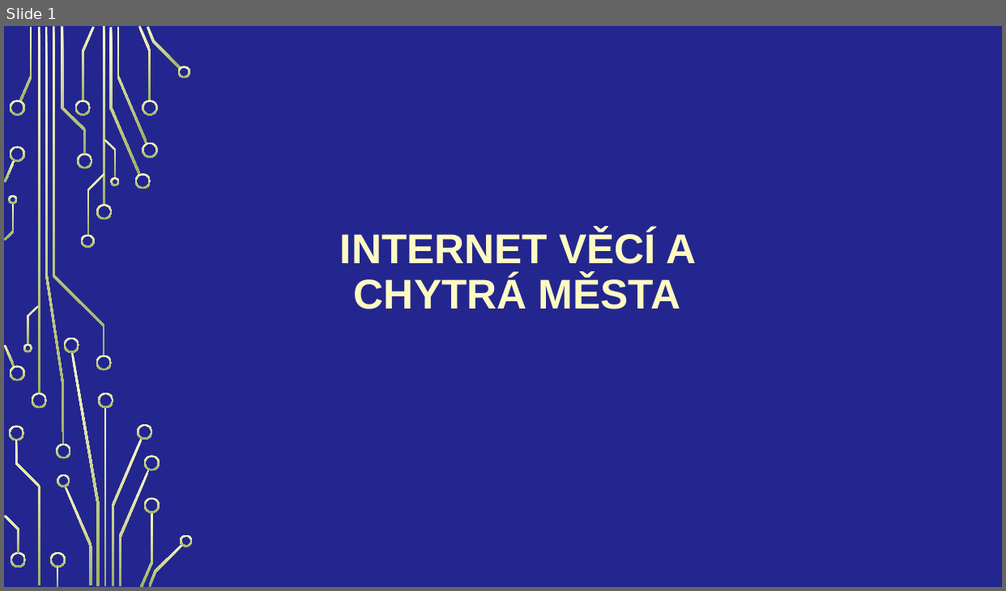
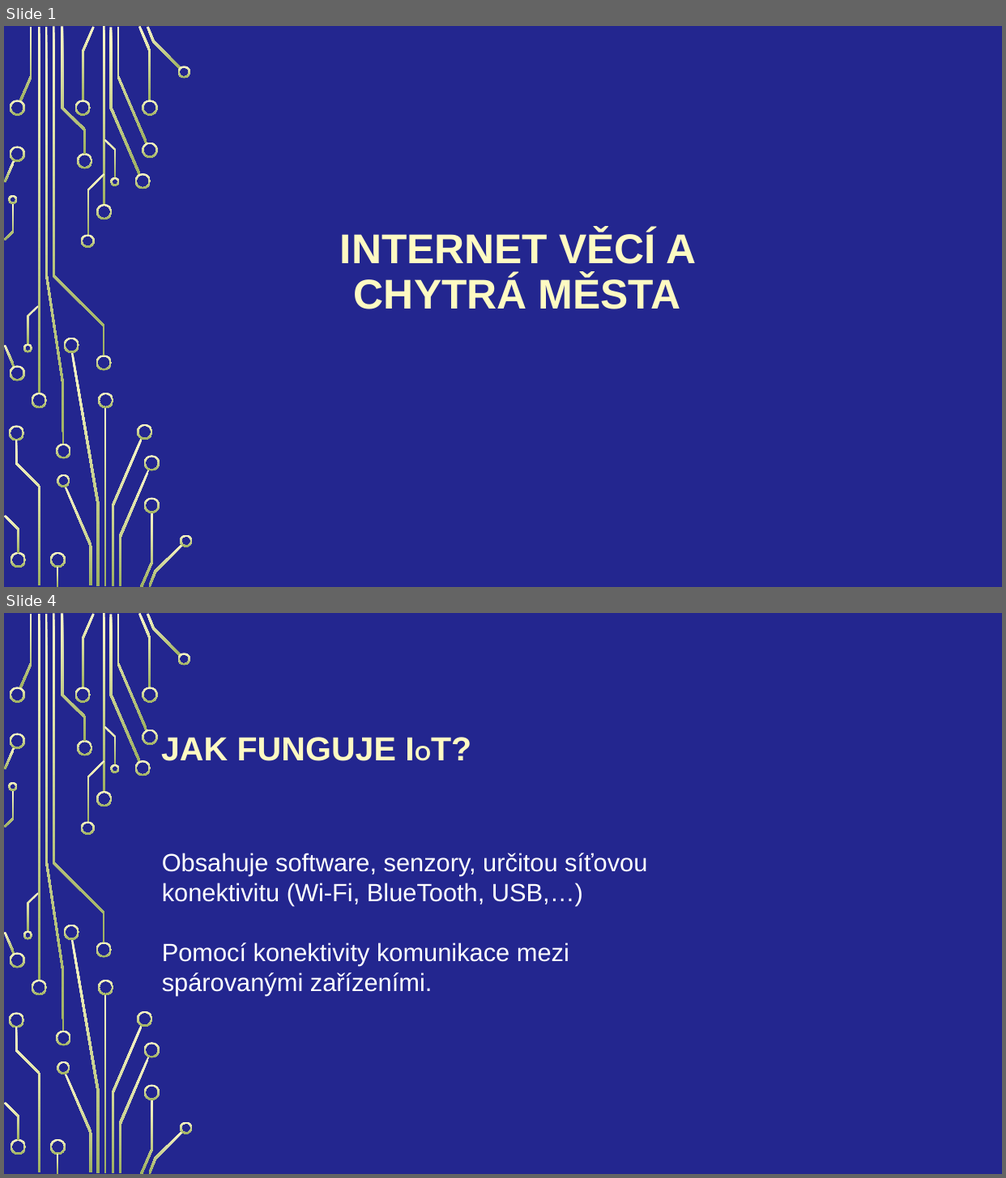
Before and after one commit to Vojta2809/Internet-v-c-a-chytr-m-sta, a slide deck: langsadl.pptx. Shown one above the other, each under a label of ours: slide 1 before the commit, slides 1 and 4 after it; the slides between them are not shown. The pictures are 1006x591 and 1006x1178 pixels, drawn with LibreOffice and Linux fonts; fonts in the diff are those of the drawing; background and template pictures are left out. Boxes give left, top, right and bottom in pixels: in the first picture for what was removed or moved away, otherwise in the second. Text is boxed around its words. In the diff, an @@ line names an element or a change of style, - is before the commit and + after.

```diff
--- a/langsadl.pptx
+++ b/langsadl.pptx
@@ slide 4 added at bbox=[4, 613, 1002, 1174], background picture (left out); not listed: 54 template elements that a slide beside it also shows @@
@@ title added at bbox=[161, 737, 396, 761], 32 pt, text #FEFAC2, bold @@
+JAK FUNGUJE IOT?
@@ text added at bbox=[162, 853, 647, 995], 24 pt, text #FFFFFF @@
+Obsahuje software, senzory, určitou síťovou konektivitu (Wi-Fi, BlueTooth, USB,…)
+Pomocí konektivity komunikace mezi spárovanými zařízeními.
```
Also in this commit, not shown: 1 slide changed, 4 other slides added, 5 slides removed.
